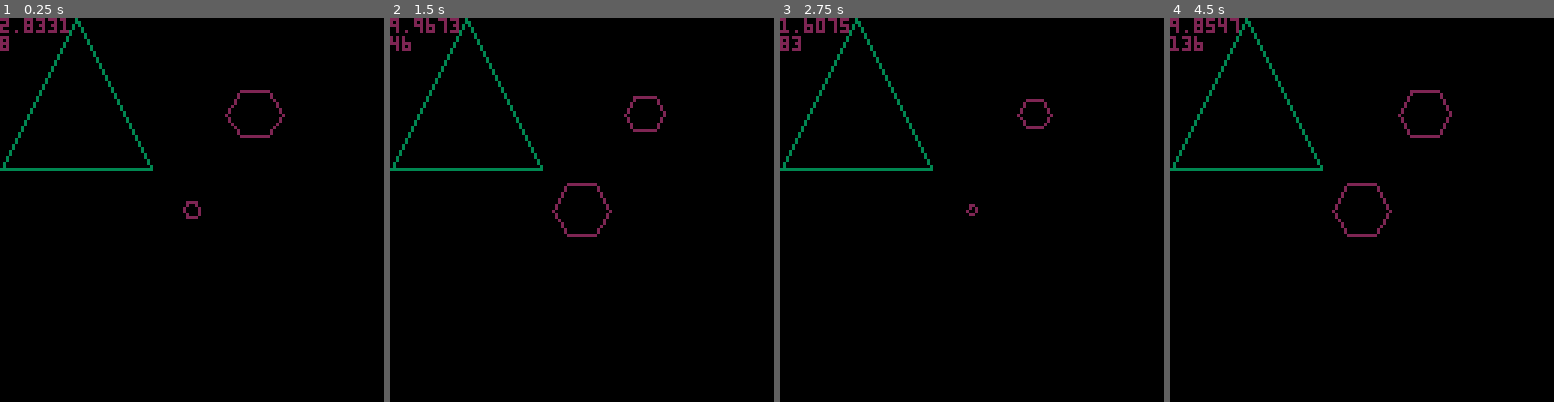
Above: before the commit, frames 1-4 (left to right).
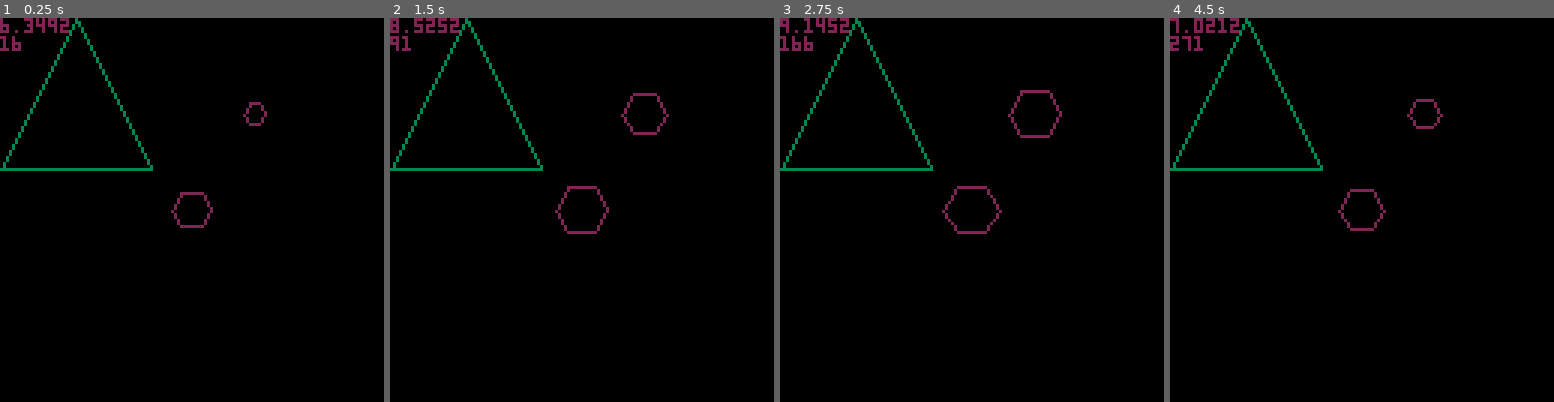
Above: after the commit, the same moments.

Repository: brettski/pico-8
Game: PICO-8 cartridge poc/2dshapes.p8
Two runs of this game, one before a commit and one after it. Both use one fixed random seed, a clock stepped at 60 frames per second and the inputs below.
Inputs:
- Up to frame 1 (0.25 s): no input
- Up to frame 2 (1.5 s): no input
- Up to frame 3 (2.75 s): no input
- Up to frame 4 (4.5 s): no input

The runs differ from the first frame. In frame 1, 1.0% of the frame differs, in the area x 0-75%, y 0-55%; in frame 2, 1.1%; in frame 3, 1.2%; in frame 4, 1.3%, in the area x 0-74%, y 0-58%.

Commit message:
better grow-shrink approach

Diff:
--- a/poc/2dshapes.p8
+++ b/poc/2dshapes.p8
@@ -10,17 +10,13 @@
 function _setup()
 end
 
-function _update()
+function _update60()
 	t+=1
- 	 r=sin((t/175))*10
- 	 r2=cos((t/125))*10
+ 	--r=abs(sin((t/175)))*10
+ 	r=abs(sin(t/250)*6)+4
+ 	r=max(3,r)
+ 	r2=sin((t/250))*10
  	if r<0 then r*=-1 end
-	 --if r<5 then t=0 end
-	  --r=max(r,5)
-	  --r2=max(r,5)
-	 --r=sin((t/125))*10
- 	--r=cos((t/125))*10
-
 end
 
 function _draw()
@@ -36,7 +32,7 @@
 end
 
 function ngon(x, y, r, n, color)
-  line(color)            -- invalidate current endpoint, set color
+  line(color)   -- invalidate current endpoint, set color
   for i=0,n do
     local angle = i/n
     line(x + r*cos(angle), y + r*sin(angle))
